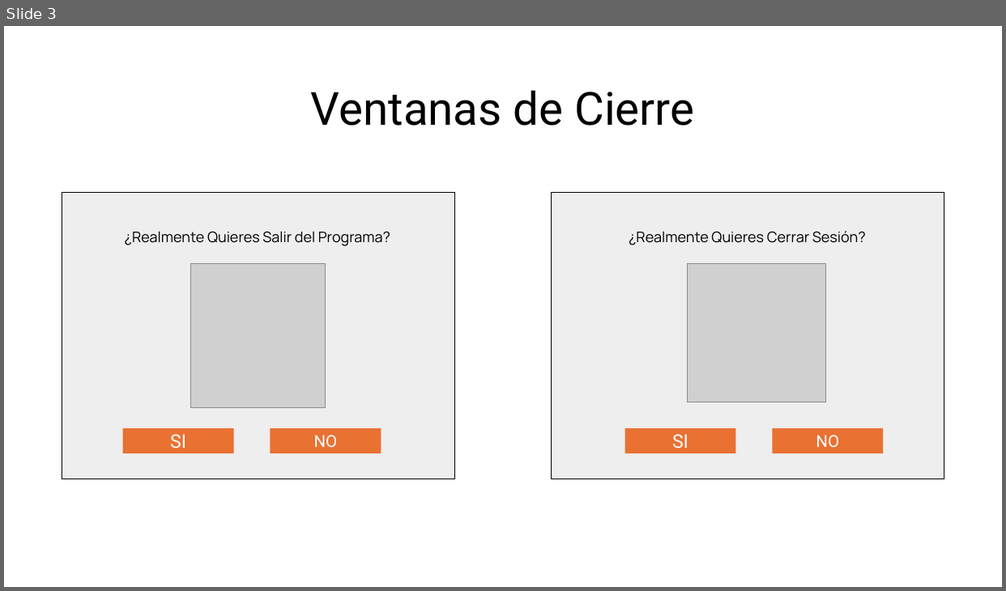
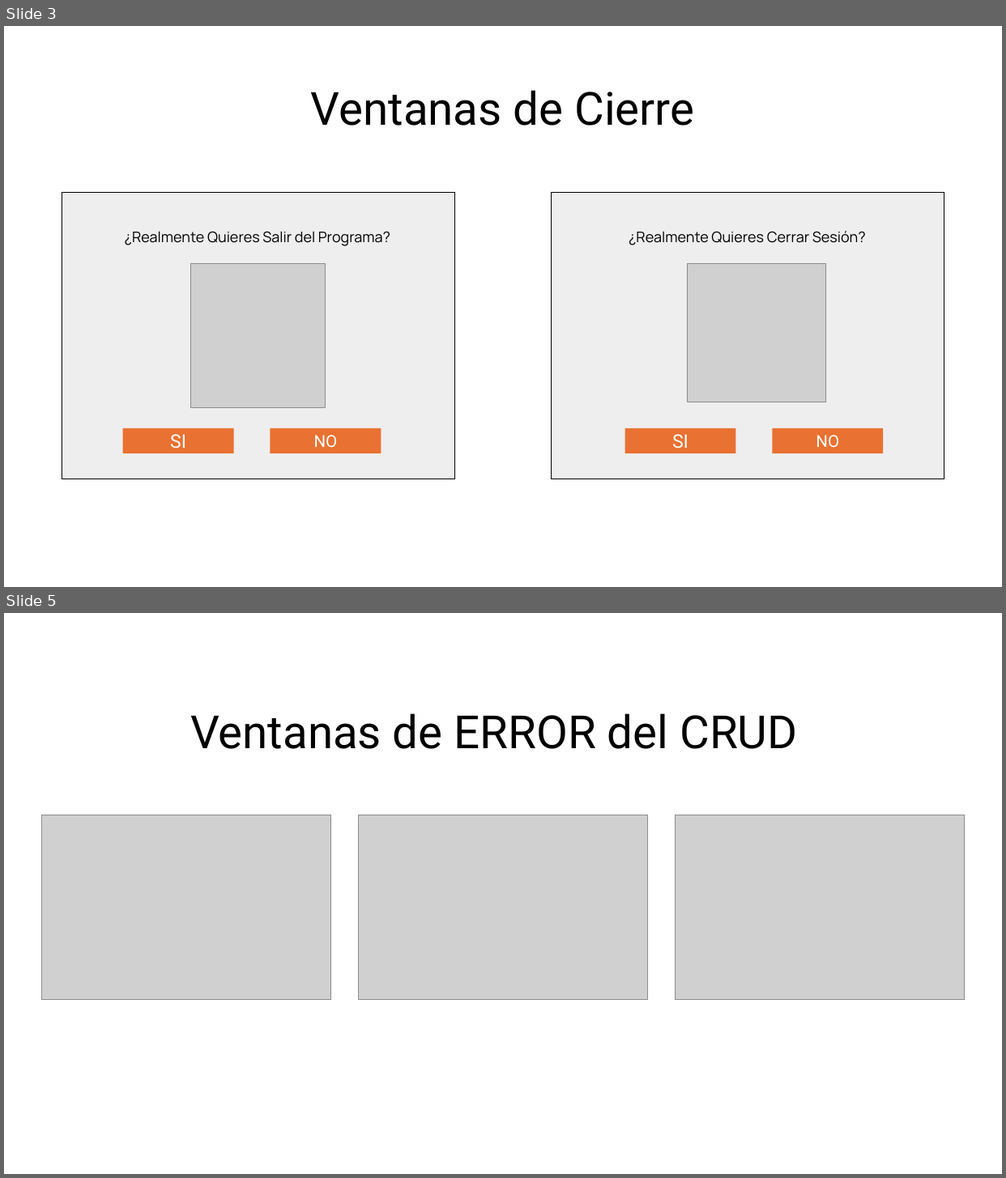
Before and after one commit to cotanol/ProyectoAsistenciaUNFV, a slide deck: GUIDESIGN.pptx. Shown one above the other, each under a label of ours: slide 3 before the commit, slides 3 and 5 after it; the slides between them are not shown. The pictures are 1006x591 and 1006x1178 pixels, drawn with LibreOffice and Linux fonts; fonts in the diff are those of the drawing; grey boxes stand for pictures. Boxes give left, top, right and bottom in pixels: in the first picture for what was removed or moved away, otherwise in the second. Text is boxed around its words. In the diff, an @@ line names an element or a change of style, - is before the commit and + after.

```diff
--- a/GUIDESIGN.pptx
+++ b/GUIDESIGN.pptx
@@ slide 5 added at (4, 613, 1002, 1174), background #FFFFFF @@
@@ title added at (190, 713, 797, 749), 44 pt, text #000000 @@
+Ventanas de ERROR del CRUD
@@ picture added at (41, 815, 330, 999) @@
@@ picture added at (358, 815, 648, 999) @@
@@ picture added at (675, 815, 965, 999) @@
```
Also in this commit, not shown: 7 slides changed, 12 other slides added, 5 slides removed, 11 other files.
